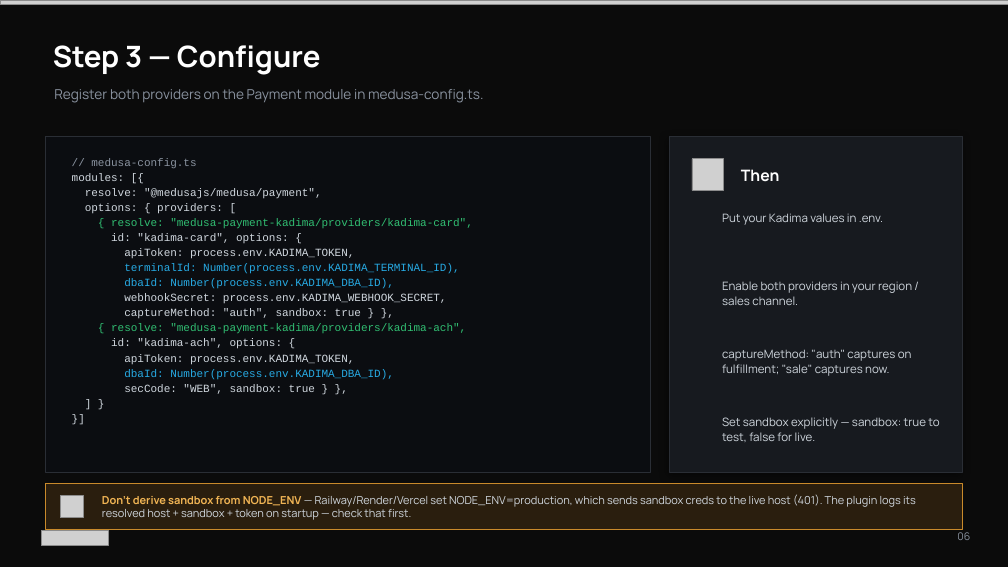
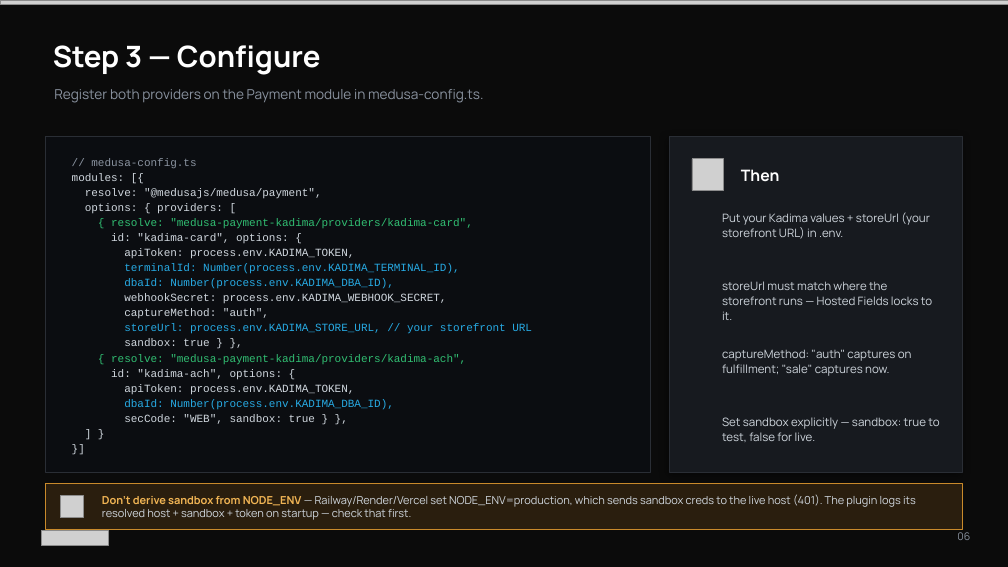
Before and after one commit to kadimapayments/medusa-payment-kadima, a slide deck: slide 6 of docs/Kadima-Medusa-Install-Guide.pptx. Drawn at 1008x567 pixels with LibreOffice and Linux fonts; fonts in the diff are those of the drawing; grey boxes stand for pictures; background and template pictures are left out. Boxes give left, top, right and bottom in pixels: in the first picture for what was removed or moved away, otherwise in the second. Text is boxed around its words. In the diff, an @@ line names an element or a change of style, - is before the commit and + after.

```diff
--- a/docs/Kadima-Medusa-Install-Guide.pptx
+++ b/docs/Kadima-Medusa-Install-Guide.pptx
@@ text at (722, 212, 930, 239): text changed @@
-Put your Kadima values in .env.
+Put your Kadima values + storeUrl (your storefront URL) in .env.
@@ text at (722, 281, 932, 320): text changed @@
-Enable both providers in your region / sales channel.
+storeUrl must match where the storefront runs — Hosted Fields locks to it.
@@ text at (124, 309, 532, 346): text changed; text colour #CFD6DD to #27A9E2 @@
-captureMethod: "auth", sandbox: true } },
+captureMethod: "auth",
+storeUrl: process.env.KADIMA_STORE_URL, // your storefront URL
+sandbox: true } },
```
Also in this commit, not shown: 2 other slides changed, 4 other files.
